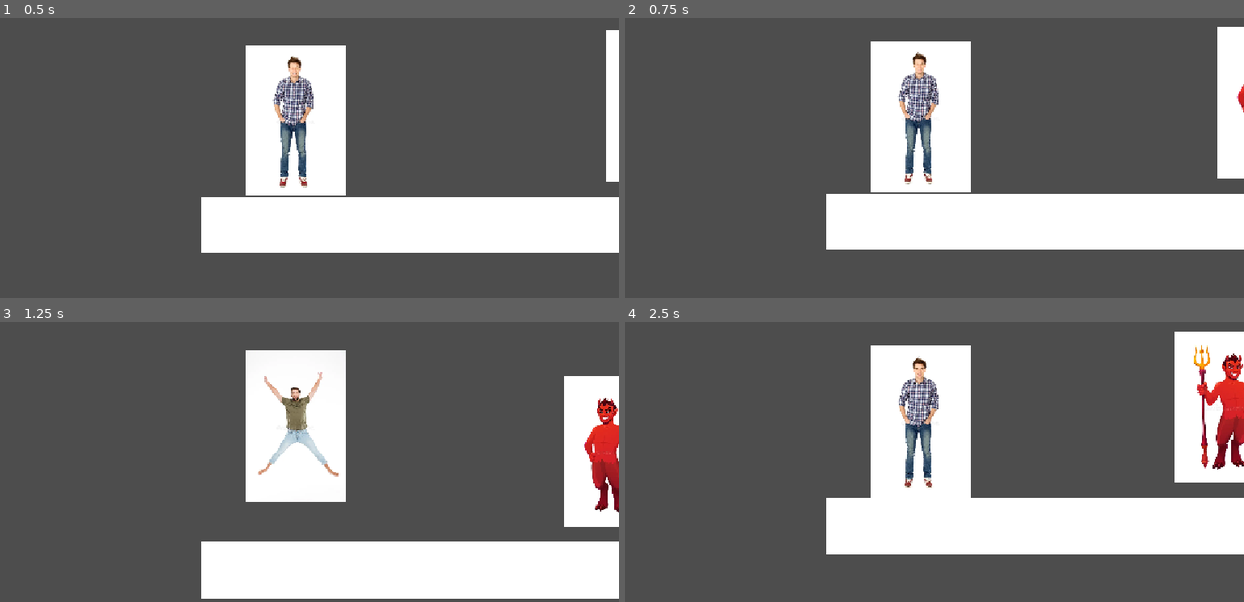
Above: before the commit, frames 1-4 (two rows, left to right).
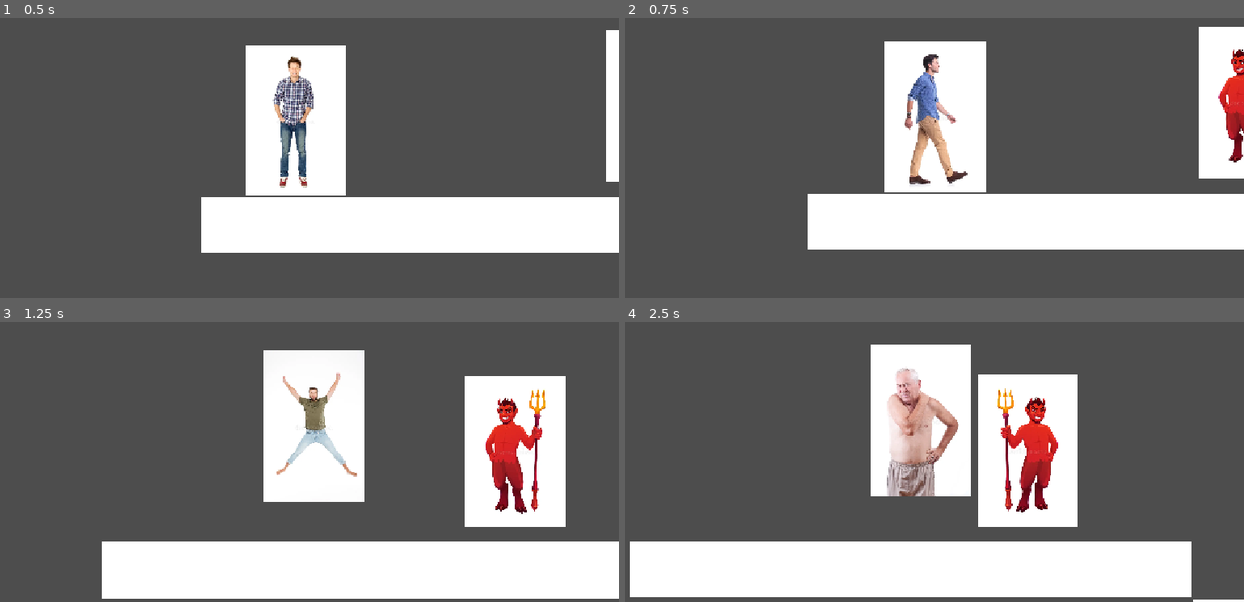
Above: after the commit, the same moments.

Repository: Maxamillianothe333rd/BOUBAsprint3
Game: Godot game, scene res://scenes/main.tscn
The game is run twice, just before and just after one commit, with the same random seed, the same clock (stepped at 60 frames per second) and the same inputs.
Inputs:
- Up to frame 1 (0.5 s): no input
- Up to frame 2 (0.75 s): hold Right (Go right, bound only after the commit) from 0.53 s (still down); tap Z (Attack, bound only after the commit) at 0.6 s
- Up to frame 3 (1.25 s): keep holding Right (Go right, bound only after the commit); tap W (Jump) at 0.77 s
- Up to frame 4 (2.5 s): tap Z (Attack, bound only after the commit) at 1.35, 2.1 s; tap W (Jump) at 1.52 s; release Right (Go right, bound only after the commit) at 2.03 s; hold Left (Go left, bound only after the commit) from 2.03 s (still down)

Frame 1 is identical in both runs. In frame 2, 8.2% of the frame differs, in the area x 29-100%, y 3-83%; in frame 3, 22%; in frame 4, 42%, in the area x 0-100%, y 3-100%.

Commit message:
spritesheets for bouba

Diff:
--- a/bouba/project.godot
+++ b/bouba/project.godot
@@ -24,12 +24,12 @@
 
 "Go left"={
 "deadzone": 0.2,
-"events": [Object(InputEventKey,"resource_local_to_scene":fa …(140 unchanged characters)… d":false,"keycode":0,"physical_keycode":65,"key_label":0,"unicode":97,"location":0,"echo":false,"script":null)
+"events": [Object(InputEventKey,"resource_local_to_scene":fa …(140 unchanged characters)… d":false,"keycode":0,"physical_keycode":4194319,"key_label":0,"unicode":0,"location":0,"echo":false,"script":null)
 ]
 }
 "Go right"={
 "deadzone": 0.2,
-"events": [Object(InputEventKey,"resource_local_to_scene":fa …(140 unchanged characters)… d":false,"keycode":0,"physical_keycode":68,"key_label":0,"unicode":100,"location":0,"echo":false,"script":null)
+"events": [Object(InputEventKey,"resource_local_to_scene":fa …(140 unchanged characters)… d":false,"keycode":0,"physical_keycode":4194321,"key_label":0,"unicode":0,"location":0,"echo":false,"script":null)
 ]
 }
 Jump={
@@ -43,6 +43,11 @@
 "events": [Object(InputEventKey,"resource_local_to_scene":false,"resource_name":"","device":-1,"window_id":0,"alt_press …(192 unchanged characters)…
 ]
 }
+Attack={
+"deadzone": 0.2,
+"events": [Object(InputEventKey,"resource_local_to_scene":false,"resource_name":"","device":-1,"window_id":0,"alt_pressed":false,"shift_pressed":false,"ctrl_pressed":false,"meta_pressed":false,"pressed":false,"keycode":0,"physical_keycode":90,"key_label":0,"unicode":122,"location":0,"echo":false,"script":null)
+]
+}
 
 [physics]
 
--- a/bouba/scripts/player.gd
+++ b/bouba/scripts/player.gd
@@ -40,7 +40,8 @@
 		animated_sprite_2d.flip_h = true
 
 func attack():
-	pass
+	if Input.is_action_just_pressed("Attack"):
+		animated_sprite_2d.animation = "attack"
 
 func die() -> void:
 	animated_sprite_2d.animation = "hit"
Binary file added: bouba/assets/images/player/Bouba_Roll.png
Binary file added: bouba/assets/images/player/Bouba_Victory_backflip.png
Binary file added: bouba/assets/images/player/Bouba_jump.png
Binary file added: bouba/assets/images/player/Bouba_looking_up.png
Binary file added: bouba/assets/images/player/Bouba_skidding.png
Binary file added: bouba/assets/images/player/Bouba_sprint.png
